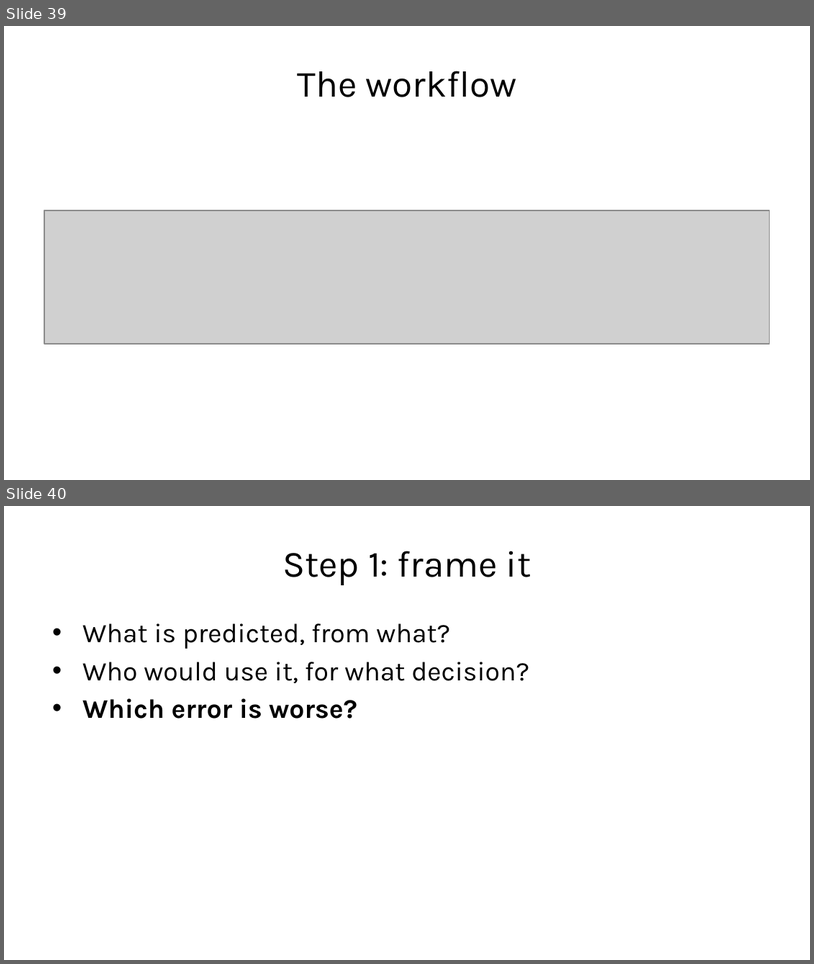
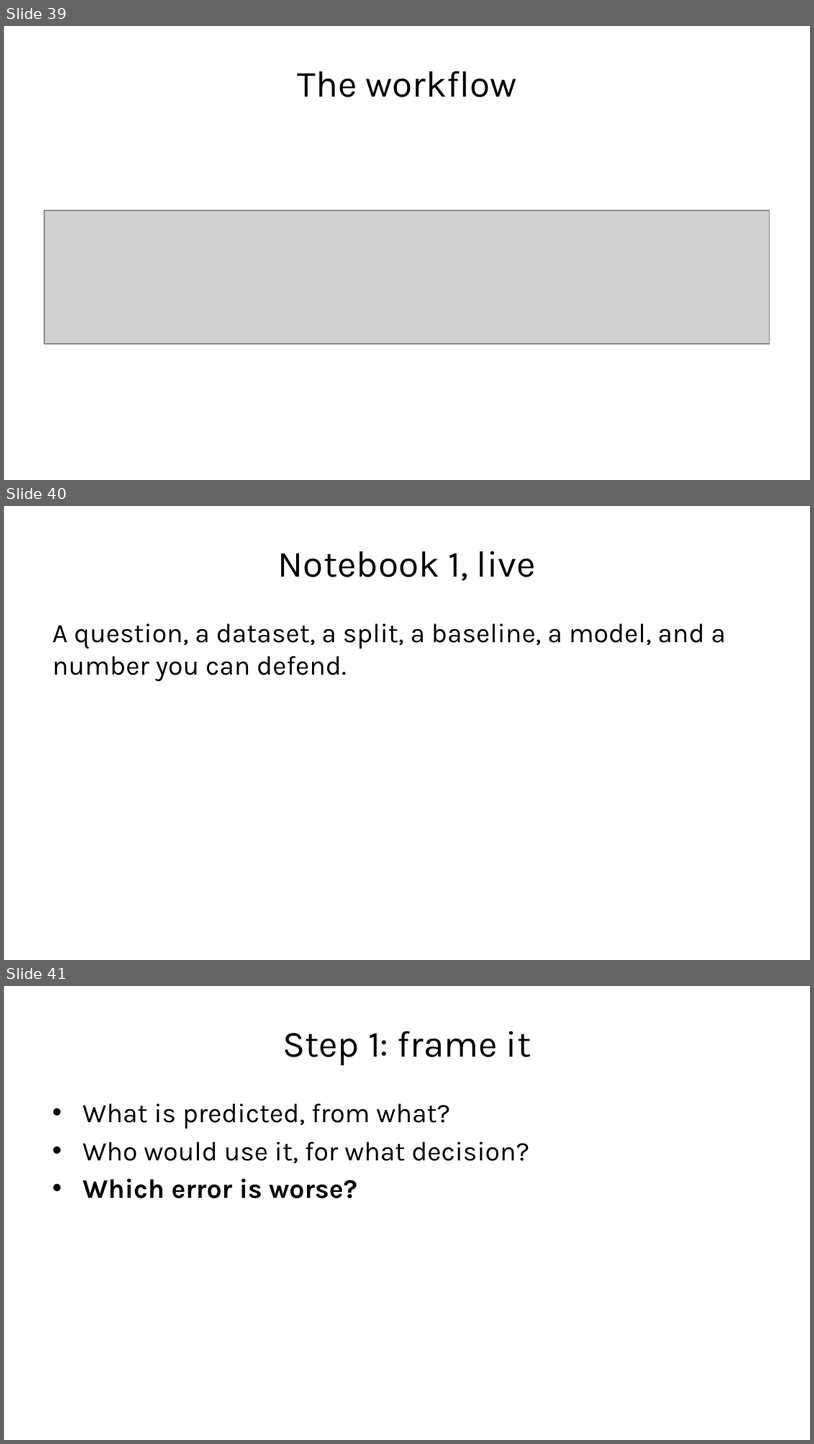
Before and after one commit to fabioantonini/technologies-for-artificial-intelligence, a slide deck: Lessons/01_introduction_and_workflow/Slides/introduction_and_workflow_slides.pptx. Shown one above the other, each under a label of ours: slides 39 and 40 before the commit, slides 39, 40 and 41 after it. The pictures are 814x964 and 814x1444 pixels, drawn with LibreOffice and Linux fonts; fonts in the diff are those of the drawing; grey boxes stand for pictures; background and template pictures are left out. Boxes give left, top, right and bottom in pixels: in the first picture for what was removed or moved away, otherwise in the second. Text is boxed around its words. In the diff, an @@ line names an element or a change of style, - is before the commit and + after.

```diff
--- a/Lessons/01_introduction_and_workflow/Slides/introduction_and_workflow_slides.pptx
+++ b/Lessons/01_introduction_and_workflow/Slides/introduction_and_workflow_slides.pptx
@@ slide 40 added at [4,506,810,960], background #FFFFFF @@
@@ title added at [278,551,536,581], 33 pt, text #1A1A1A @@
+Notebook 1, live
@@ text added at [52,623,726,681], 24 pt, text #1A1A1A @@
+A question, a dataset, a split, a baseline, a model, and a number you can defend.
@@ what was slide 40 is now slide 41 @@
```
Also in this commit, not shown: 1 other slide added, 4 other files.
